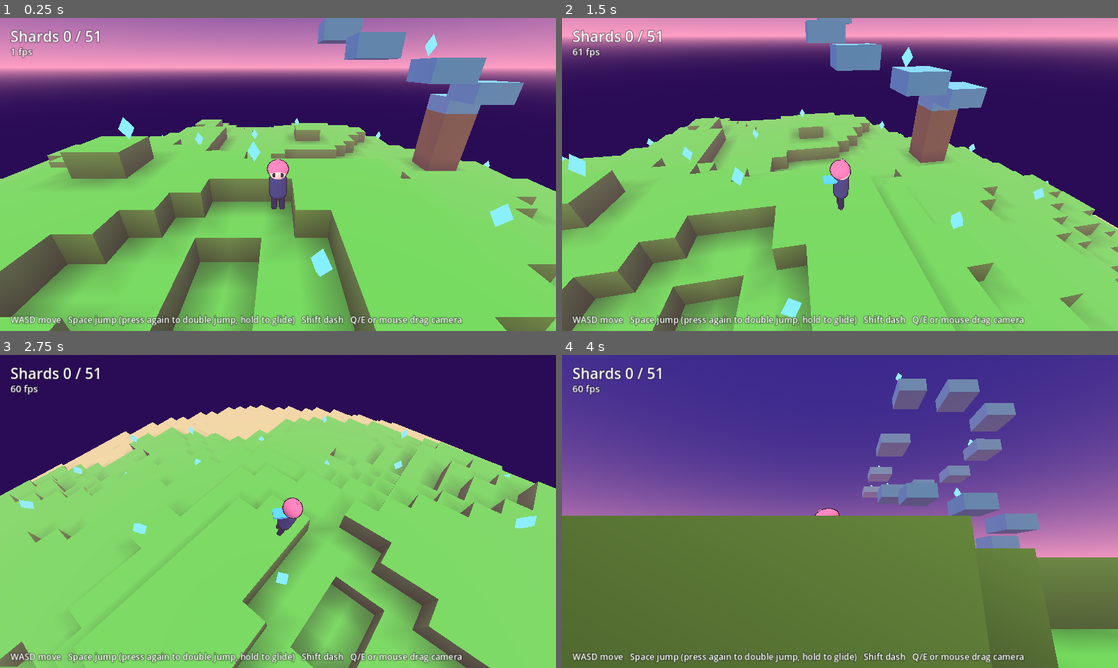
Above: before the commit, frames 1-4 (two rows, left to right).
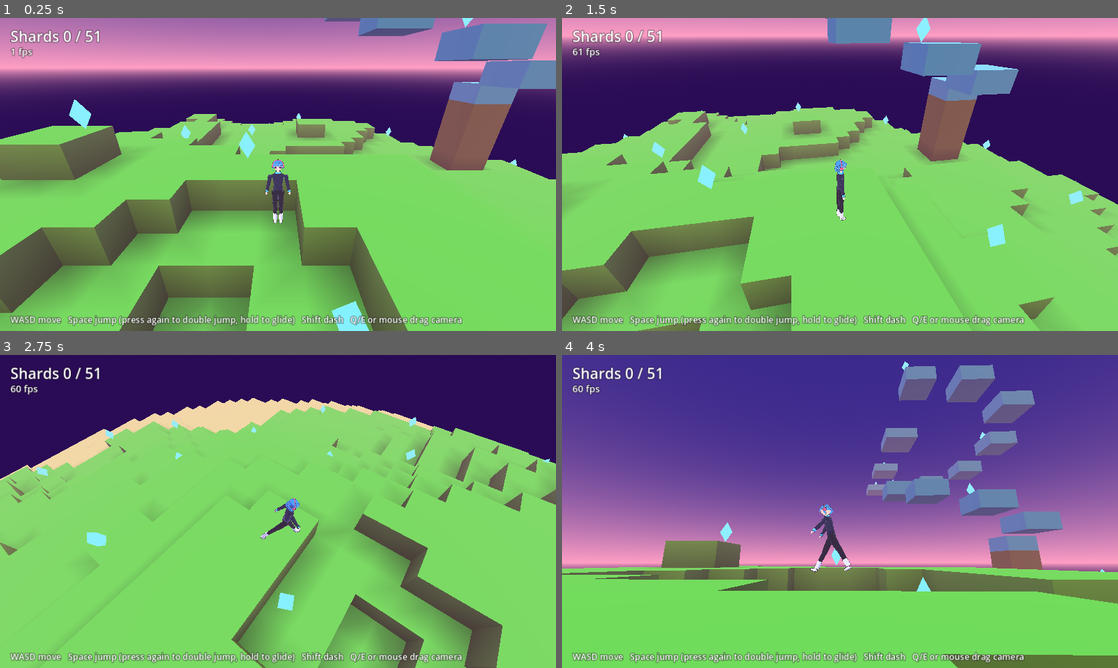
Above: after the commit, the same moments.

Repository: kutlusoy/game-quantumworld
Game: Godot game, scene res://scenes/world3d.tscn
Same seed, same stepped clock (60 frames per second), same inputs: the game is played once before the commit and once after it.
Inputs (mouse positions are in pixels of both pictures, inside the frame that each line leads up to):
- Up to frame 1 (0.25 s): no input
- Up to frame 2 (1.5 s): move the mouse to (962, 158) at 0.52 s; hold Right 0.53-1.25 s; hold Shift 0.53-1.25 s; click (962, 158) at 0.67 s; tap Space at 0.77 s; drag from (728, 190) to (812, 237) at 1.27 s
- Up to frame 3 (2.75 s): move the mouse to (333, 442) at 2.02 s; hold Right from 2.03 s (still down); hold E from 2.03 s (still down)
- Up to frame 4 (4 s): release Right at 2.75 s; release E at 2.75 s; drag from (812, 574) to (673, 464) at 2.77 s; move the mouse to (1006, 558) at 3.52 s; hold Left from 3.53 s (still down); hold Q from 3.53 s (still down); tap Space at 3.77 s

The runs differ from the first frame. In frame 1, 29% of the frame differs, in the area x 0-100%, y 0-100%; in frame 2, 23%; in frame 3, 20%; in frame 4, 44%, in the area x 0-100%, y 2-100%.

Commit message:
Use the anime avatar in the world scene and document the avatar lineup

Diff:
--- /dev/null
+++ b/scripts/world3d/anime_avatar.gd
@@ -0,0 +1,469 @@
+extends Node3D
+
+const MeshKit = preload("res://scripts/world3d/mesh_kit.gd")
+
+const HX := 0.108
+const HY := 0.128
+const HZ := 0.116
+const HIP_Y := 0.935
+const HEAD_Y := 1.63
+
+static var light_dir := Vector3(0.38, 0.77, 0.5)
+
+var params: Dictionary = {}
+var body: Node3D
+var head_node: Node3D
+var hair_group: Node3D
+var leg_l: Node3D
+var leg_r: Node3D
+var arm_l: Node3D
+var arm_r: Node3D
+var eye_mats: Array = []
+var tri_count := 0
+var _toon: ShaderMaterial
+var _face: ShaderMaterial
+var _hair: ShaderMaterial
+var _cloth: ShaderMaterial
+var _outline: ShaderMaterial
+var _flat: StandardMaterial3D
+var _phase := 0.0
+var _time := 0.0
+var _blink := 0.0
+var _next_blink := 2.5
+var _squash := 1.0
+var _sway := Vector3.ZERO
+var _rng := RandomNumberGenerator.new()
+
+static func head_surface(x: float, y: float) -> Vector3:
+	var py := clampf(y / HY, -0.999, 0.999)
+	var jaw := pow(maxf(-py, 0.0), 1.5)
+	var fx := 1.0 - 0.38 * jaw
+	var fz := 1.0 - 0.15 * jaw
+	var px := clampf(x / (HX * fx), -0.999, 0.999)
+	var pz := sqrt(maxf(1.0 - px * px - py * py, 0.0))
+	return Vector3(x, y, HZ * fz * pz)
+
+static func head_normal(x: float, y: float) -> Vector3:
+	var s := head_surface(x, y)
+	return Vector3(s.x / (HX * HX), s.y / (HY * HY), s.z / (HZ * HZ)).normalized()
+
+func build(p: Dictionary) -> void:
+	params = p
+	_rng.seed = int(p.get("seed", 1))
+	_make_materials()
+	body = Node3D.new()
+	add_child(body)
+	_build_torso()
+	_build_legs()
+	_build_arms()
+	_build_head()
+
+func _make_materials() -> void:
+	_outline = ShaderMaterial.new()
+	_outline.shader = load("res://shaders/outline.gdshader")
+	_outline.set_shader_parameter("outline_color", params.get("outline", Color(0.07, 0.04, 0.12)))
+	_toon = ShaderMaterial.new()
+	_toon.shader = load("res://shaders/toon_character.gdshader")
+	_toon.set_shader_parameter("light_dir", light_dir)
+	_toon.next_pass = _outline
+	_face = ShaderMaterial.new()
+	_face.shader = load("res://shaders/toon_character.gdshader")
+	_face.set_shader_parameter("light_dir", light_dir)
+	_face.set_shader_parameter("shadow_tint", Color(0.97, 0.9, 0.96))
+	_face.set_shader_parameter("rim_strength", 0.1)
+	_face.next_pass = _outline
+	_hair = ShaderMaterial.new()
+	_hair.shader = load("res://shaders/hair_strand.gdshader")
+	_hair.set_shader_parameter("light_dir", light_dir)
+	_hair.set_shader_parameter("hl_color", params["hair_hl"])
+	_cloth = ShaderMaterial.new()
+	_cloth.shader = load("res://shaders/hair_strand.gdshader")
+	_cloth.set_shader_parameter("light_dir", light_dir)
+	var accent: Color = params["trim"]
+	_cloth.set_shader_parameter("hl_color", accent.lightened(0.35))
+	_flat = StandardMaterial3D.new()
+	_flat.shading_mode = BaseMaterial3D.SHADING_MODE_UNSHADED
+	_flat.vertex_color_use_as_albedo = true
+	_flat.cull_mode = BaseMaterial3D.CULL_DISABLED
+
+func _node(parent: Node3D, mb, mat: Material, pos: Vector3 = Vector3.ZERO) -> MeshInstance3D:
+	var mi := MeshInstance3D.new()
+	mi.mesh = mb.build()
+	mi.material_override = mat
+	mi.position = pos
+	parent.add_child(mi)
+	tri_count += mb.triangle_count()
+	return mi
+
+func _build_torso() -> void:
+	var jacket: Color = params["jacket"]
+	var trim: Color = params["trim"]
+	var pants: Color = params["pants"]
+	var skin: Color = params["skin"]
+	var mb := MeshKit.new()
+	mb.tube([Vector3(0, 0.99, 0), Vector3(0, 0.9, 0)], [Vector2(0.112, 0.082), Vector2(0.12, 0.09)], pants, 14)
+	mb.tube(
+		[Vector3(0, 1.44, 0), Vector3(0, 1.38, 0), Vector3(0, 1.26, 0), Vector3(0, 1.13, 0), Vector3(0, 1.0, 0)],
+		[Vector2(0.075, 0.062), Vector2(0.158, 0.082), Vector2(0.125, 0.09), Vector2(0.1, 0.076), Vector2(0.118, 0.088)],
+		jacket, 16)
+	mb.tube([Vector3(0, 1.075, 0), Vector3(0, 1.05, 0)], [Vector2(0.106, 0.08), Vector2(0.106, 0.08)], trim, 16)
+	mb.tube([Vector3(0, 1.47, 0), Vector3(0, 1.41, 0)], [Vector2(0.066, 0.058), Vector2(0.074, 0.066)], trim, 14)
+	if "coat" in params["accessories"]:
+		mb.tube([Vector3(0, 1.02, 0), Vector3(0, 0.8, 0), Vector3(0, 0.52, 0)],
+			[Vector2(0.126, 0.096), Vector2(0.165, 0.12), Vector2(0.21, 0.14)], jacket.darkened(0.1), 18)
+		mb.tube([Vector3(0, 0.54, 0), Vector3(0, 0.51, 0)], [Vector2(0.208, 0.139), Vector2(0.212, 0.142)], trim, 18)
+	_node(body, mb, _toon)
+	var neck := MeshKit.new()
+	neck.tube([Vector3(0, 1.56, 0), Vector3(0, 1.45, 0)], [Vector2(0.036, 0.038), Vector2(0.04, 0.042)], skin, 10)
+	_node(body, neck, _face)
+
+func _build_legs() -> void:
+	var pants: Color = params["pants"]
+	var boots: Color = params["boots"]
+	for s in [-1.0, 1.0]:
+		var pivot := Node3D.new()
+		pivot.position = Vector3(0.075 * s, HIP_Y, 0)
+		body.add_child(pivot)
+		var mb := MeshKit.new()
+		mb.tube(
+			[Vector3(0, 0, 0), Vector3(0, -0.24, 0.004), Vector3(0, -0.47, -0.006), Vector3(0, -0.7, 0), Vector3(0, -0.84, 0)],
+			[Vector2(0.074, 0.077), Vector2(0.066, 0.07), Vector2(0.048, 0.052), Vector2(0.039, 0.043), Vector2(0.036, 0.04)],
+			pants, 12)
+		mb.tube([Vector3(0, -0.66, 0), Vector3(0, -0.84, 0)], [Vector2(0.046, 0.05), Vector2(0.05, 0.055)], boots, 12)
+		mb.ellipsoid(Vector3(0, -0.89, 0.04), Vector3(0.046, 0.034, 0.082), boots, 8, 14)
+		_node(pivot, mb, _toon)
+		if s < 0:
+			leg_l = pivot
+		else:
+			leg_r = pivot
+
+func _build_arms() -> void:
+	var jacket: Color = params["jacket"]
+	var trim: Color = params["trim"]
+	var skin: Color = params["skin"]
+	for s in [-1.0, 1.0]:
+		var pivot := Node3D.new()
+		pivot.position = Vector3(0.186 * s, 1.375, 0)
+		body.add_child(pivot)
+		var mb := MeshKit.new()
+		mb.tube(
+			[Vector3(0, 0.0, 0), Vector3(0.012 * s, -0.15, 0), Vector3(0.03 * s, -0.3, 0.012), Vector3(0.044 * s, -0.42, 0.03)],
+			[Vector2(0.05, 0.05), Vector2(0.043, 0.043), Vector2(0.037, 0.037), Vector2(0.032, 0.032)],
+			jacket, 10)
+		mb.tube([Vector3(0.04 * s, -0.395, 0.026), Vector3(0.046 * s, -0.435, 0.034)],
+			[Vector2(0.036, 0.036), Vector2(0.038, 0.038)], trim, 10)
+		mb.ellipsoid(Vector3(0.05 * s, -0.485, 0.04), Vector3(0.027, 0.04, 0.021), skin, 8, 12)
+		_node(pivot, mb, _toon)
+		if s < 0:
+			arm_l = pivot
+		else:
+			arm_r = pivot
+
+func _build_head() -> void:
+	head_node = Node3D.new()
+	head_node.position = Vector3(0, HEAD_Y, 0)
+	body.add_child(head_node)
+	var skin: Color = params["skin"]
+	var mb := MeshKit.new()
+	var jaw := func(u: Vector3) -> Vector3:
+		var j := pow(maxf(-u.y, 0.0), 1.5)
+		return Vector3(u.x * (1.0 - 0.38 * j), u.y, u.z * (1.0 - 0.15 * j))
+	mb.ellipsoid(Vector3.ZERO, Vector3(HX, HY, HZ), skin, 20, 28, jaw)
+	for s in [-1.0, 1.0]:
+		mb.ellipsoid(Vector3(HX * 0.97 * s, -0.012, -0.004), Vector3(0.013, 0.026, 0.018), skin, 6, 10)
+	_node(head_node, mb, _face)
+	_build_face()
+	hair_group = Node3D.new()
+	head_node.add_child(hair_group)
+	_build_hair()
+	_build_accessories()
+
+func _build_face() -> void:
+	for s in [-1.0, 1.0]:
+		var x: float = 0.05 * s
+		var y: float = -0.006
+		var surf := head_surface(x, y)
+		var n := head_normal(x, y)
+		var mi := MeshInstance3D.new()
+		var quad := QuadMesh.new()
+		quad.size = Vector2(0.084, 0.084)
+		mi.mesh = quad
+		var m := ShaderMaterial.new()
+		m.shader = load("res://shaders/anime_eye.gdshader")
+		m.set_shader_parameter("iris_top", params["eye_top"])
+		m.set_shader_parameter("iris_bottom", params["eye_bottom"])
+		m.set_shader_parameter("flip", s)
+		mi.material_override = m
+		mi.position = surf + n * 0.004
+		mi.basis = Basis.looking_at(-n, Vector3.UP)
+		head_node.add_child(mi)
+		eye_mats.append(m)
+		var brow := MeshKit.new()
+		var bc: Color = params["brow"]
+		var pts := []
+		var ys := [0.062, 0.07, 0.058]
+		var xs := [0.022, 0.056, 0.092]
+		for i in 3:
+			var sp := head_surface(xs[i] * s, ys[i])
+			pts.append(sp + head_normal(xs[i] * s, ys[i]) * 0.004)
+		brow.ribbon(pts, [0.009, 0.011, 0.004], Vector3(0, 0, 1), bc)
+		_node(head_node, brow, _flat)
+	var nose := MeshKit.new()
+	var np := [head_surface(0.0, -0.036) + Vector3(0, 0, 0.002), head_surface(0.004, -0.05) + Vector3(0, 0, 0.004)]
+	nose.ribbon(np, [0.004, 0.003], Vector3(0, 0, 1), Color(0.75, 0.45, 0.5))
+	_node(head_node, nose, _flat)
+	var mouth := MeshKit.new()
+	var my := -0.079
+	var offs := [0.0, -0.004, 0.0]
+	var kind: String = params.get("mouth", "smile")
+	if kind == "flat":
+		offs = [0.0, 0.0, 0.0]
+	elif kind == "smirk":
+		offs = [-0.002, -0.004, 0.006]
+	var mp := []
+	for i in 3:
+		var mx := (i - 1) * 0.018
+		mp.append(head_surface(mx, my + offs[i]) + Vector3(0, 0, 0.004))
+	mouth.ribbon(mp, [0.003, 0.0045, 0.003], Vector3(0, 0, 1), Color(0.6, 0.22, 0.32))
+	_node(head_node, mouth, _flat)
+
+func _head_dir_point(a: float, y: float, k: float) -> Vector3:
+	return Vector3(sin(a) * HX * k, y, -cos(a) * HZ * k)
+
+func _strand(mb, pts: Array, width: float, color: Color) -> void:
+	var n := pts.size()
+	var widths := []
+	for i in n:
+		var t := float(i) / float(n - 1)
+		widths.append(width * pow(1.0 - t, 0.5) + 0.0015)
+	var mid: Vector3 = pts[n / 2]
+	var hint := Vector3(mid.x, mid.y * 0.3, mid.z)
+	if hint.length() < 0.01:
+		hint = Vector3(0, 1, 0)
+	mb.ribbon(pts, widths, hint.normalized(), color)
+
+func _build_hair() -> void:
+	var color: Color = params["hair_color"]
+	var style: String = params["hair_style"]
+	var mb := MeshKit.new()
+	var keep := func(p: Vector3) -> bool:
+		if p.y < -0.075:
+			return false
+		if p.z > 0.0 and p.y < 0.065:
+			return false
+		if absf(p.x) > 0.095 and p.y < 0.0 and p.z > -0.04:
+			return false
+		return true
+	var k := 1.075
+	var spiky := style == "spiky"
+	mb.ellipsoid(Vector3(0, 0.006, -0.006), Vector3(HX * k, HY * (1.04 if spiky else 1.09), HZ * k), color, 16, 26, Callable(), keep)
+	var bang_n := 12 if not spiky else 8
+	for i in bang_n:
+		var t := float(i) / float(bang_n - 1)
+		var x := lerpf(-0.092, 0.092, t)
+		var edge := absf(t - 0.5) * 2.0
+		var length := 0.06 + 0.055 * edge + _rng.randf() * 0.02
+		if spiky:
+			length += 0.02
+		var sweep := (t - 0.5) * 0.05 + (0.012 if i % 2 == 0 else -0.01)
+		var y0 := 0.105
+		var s0 := head_surface(x, y0)
+		var pts := [
+			s0 * 1.04 + Vector3(0, 0.0, 0.004),
+			Vector3(x * 1.02 + sweep * 0.3, y0 - length * 0.25, head_surface(x, y0 - length * 0.25).z * 1.05 + 0.012),
+			Vector3(x * 1.04 + sweep * 0.7, y0 - length * 0.6, head_surface(x, 0.04).z * 1.06 + 0.02),
+			Vector3(x * 1.06 + sweep, y0 - length, head_surface(x, 0.04).z * 1.04 + 0.018),
+		]
+		_strand(mb, pts, 0.052 if not spiky else 0.05, color)
+	var side_len := 0.12
+	var back_len := 0.0
+	match style:
+		"bob":
+			side_len = 0.17
+			back_len = 0.1
+		"long":
+			side_len = 0.4
+			back_len = 0.55
+		"ponytail":
+			side_len = 0.14
+			back_len = 0.0
+		"spiky":
+			side_len = 0.1
+			back_len = 0.0
+	for s in [-1.0, 1.0]:
+		for j in 3:
+			var off := j * 0.012
+			var pts := [
+				Vector3(s * (0.098 + off * 0.2), 0.07, 0.01 - off),
+				Vector3(s * (0.112 + off * 0.3), 0.01, 0.026 - off),
+				Vector3(s * (0.115 + off * 0.5), 0.0 - side_len * 0.5, 0.035 - off * 0.8),
+				Vector3(s * (0.11 + off * 0.6), -side_len, 0.03 - off),
+			]
+			_strand(mb, pts, 0.055 - j * 0.008, color)
+	if back_len > 0.0:
+		var n := 15
+		for i in n:
+			var a := lerpf(-1.25, 1.25, float(i) / float(n - 1))
+			var p0 := _head_dir_point(a, 0.09, 1.0)
+			var l := back_len * (0.85 + _rng.randf() * 0.3)
+			var pts := [
+				p0,
+				_head_dir_point(a, 0.0, 1.1),
+				_head_dir_point(a, -l * 0.5, 1.2) + Vector3(0, 0, -0.01),
+				_head_dir_point(a, -l, 1.18 + (0.1 if style == "long" else 0.0)) + Vector3(0, 0, -0.02),
+			]
+			_strand(mb, pts, 0.078, color)
+	if style == "ponytail":
+		for j in 4:
+			var o := (j - 1.5) * 0.02
+			var pts := [
+				Vector3(o * 0.3, 0.085, -0.108),
+				Vector3(o, 0.1, -0.17),
+				Vector3(o * 1.6, 0.02, -0.235),
+				Vector3(o * 2.0, -0.18, -0.24),
+				Vector3(o * 2.4, -0.4, -0.2),
+			]
+			_strand(mb, pts, 0.075, color)
+	if spiky:
+		var n := 11
+		for i in n:
+			var a := TAU * float(i) / float(n) + _rng.randf() * 0.3
+			var up := 0.6 + _rng.randf() * 0.7
+			var dirv := Vector3(sin(a), up, -cos(a) * 0.9).normalized()
+			var base := Vector3(sin(a) * HX * 0.7, 0.1 + _rng.randf() * 0.02, -cos(a) * HZ * 0.7)
+			var tip := base + dirv * (0.11 + _rng.randf() * 0.05)
+			var pts := [base, base.lerp(tip, 0.5) + Vector3(0, 0.01, 0), tip]
+			_strand(mb, pts, 0.05, color)
+	_node(hair_group, mb, _hair)
+
+func _circle_path(cx: float, cy: float, z: float, r: float, n: int) -> Array:
+	var pts := []
+	for i in n + 1:
+		var a := TAU * float(i) / float(n)
+		var px := cx + cos(a) * r
+		var py := cy + sin(a) * r * 0.92
+		pts.append(Vector3(px, py, head_surface(cx, cy).z + z))
+	return pts
+
+func _build_accessories() -> void:
+	var acc: Array = params["accessories"]
+	var accent: Color = params["accent"]
+	if "headphones" in acc:
+		var mb := MeshKit.new()
+		var band := []
+		for i in 11:
+			var a := lerpf(-1.45, 1.45, float(i) / 10.0)
+			band.append(Vector3(sin(a) * 0.128, cos(a) * 0.15 - 0.0, 0.0))
+		var radii := []
+		for i in 11:
+			radii.append(Vector2(0.009, 0.009))
+		mb.tube(band, radii, accent, 8)
+		for s in [-1.0, 1.0]:
+			mb.ellipsoid(Vector3(0.124 * s, -0.008, 0.0), Vector3(0.022, 0.042, 0.04), accent, 10, 14)
+		_node(head_node, mb, _toon)
+	if "glasses" in acc:
+		var mb := MeshKit.new()
+		var rim := Color(0.15, 0.12, 0.25)
+		for s in [-1.0, 1.0]:
+			var path := _circle_path(0.05 * s, -0.006, 0.012, 0.039, 18)
+			var radii := []
+			for i in path.size():
+				radii.append(Vector2(0.0026, 0.0026))
+			mb.tube(path, radii, rim, 6, false, false)
+		var bridge := [Vector3(-0.012, -0.002, head_surface(0, -0.002).z + 0.02), Vector3(0.012, -0.002, head_surface(0, -0.002).z + 0.02)]
+		mb.tube(bridge, [Vector2(0.003, 0.003), Vector2(0.003, 0.003)], rim, 6)
+		_node(head_node, mb, _toon)
+	if "goggles" in acc:
+		var mb := MeshKit.new()
+		var strap := []
+		for i in 15:
+			var a := lerpf(-2.0, 2.0, float(i) / 14.0)
+			strap.append(Vector3(sin(a) * 0.112, 0.07, cos(a) * 0.117))
+		var radii := []
+		for i in 15:
+			radii.append(Vector2(0.011, 0.011))
+		mb.tube(strap, radii, accent.darkened(0.3), 8)
+		for s in [-1.0, 1.0]:
+			mb.ellipsoid(Vector3(0.042 * s, 0.092, 0.107), Vector3(0.033, 0.031, 0.02), accent, 10, 14)
+			mb.ellipsoid(Vector3(0.042 * s, 0.092, 0.118), Vector3(0.024, 0.022, 0.008), Color(0.5, 0.9, 1.0), 8, 12)
+		_node(head_node, mb, _toon)
+	if "scarf" in acc:
+		var mb := MeshKit.new()
+		var ring := []
+		for i in 17:
+			var a := TAU * float(i) / 16.0
+			ring.append(Vector3(sin(a) * 0.075, 1.455, cos(a) * 0.07))
+		var radii := []
+		for i in 17:
+			radii.append(Vector2(0.026, 0.026))
+		mb.tube(ring, radii, accent, 8, false, false)
+		_node(body, mb, _toon)
+		var tail := MeshKit.new()
+		var tp := [Vector3(0.05, 1.44, -0.07), Vector3(0.07, 1.3, -0.1), Vector3(0.08, 1.1, -0.115), Vector3(0.075, 0.92, -0.1)]
+		tail.ribbon(tp, [0.07, 0.075, 0.07, 0.04], Vector3(0, 0, 1), accent)
+		_node(body, tail, _cloth)
+
+func set_blink(amount: float) -> void:
+	for m in eye_mats:
+		m.set_shader_parameter("open", 1.0 - clampf(amount, 0.0, 1.0) * 0.92)
+
+func update_pose(vel: Vector3, grounded: bool, gliding: bool, dashing: bool, facing: Vector2, delta: float) -> void:
+	if facing.length() > 0.01:
+		rotation.y = lerp_angle(rotation.y, atan2(facing.x, facing.y), clampf(delta * 14.0, 0.0, 1.0))
+	var speed := clampf(Vector2(vel.x, vel.z).length() / 0.12, 0.0, 1.4)
+	_time += delta
+	if grounded and speed > 0.05:
+		_phase += delta * (5.0 + 9.0 * speed)
+	var amp := 0.85 * minf(speed, 1.0)
+	var ll := sin(_phase) * amp
+	var lr := -ll
+	var al := -ll * 0.9
+	var ar := ll * 0.9
+	var lean := clampf(speed * 0.22, 0.0, 0.3)
+	var arm_out := 0.12
+	var target_squash := 1.0
+	if not grounded:
+		ll = -0.6
+		lr = 0.25
+		al = -0.7
+		ar = -0.7
+		target_squash = 1.0 + clampf(vel.y * 2.5, -0.15, 0.15)
+		arm_out = 0.35
+	if gliding:
+		lean = 1.15
+		al = -0.2
+		ar = -0.2
+		arm_out = 1.35
+		ll = 0.1
+		lr = 0.1
+	if dashing:
+		lean = 0.9
+		al = 0.9
+		ar = 0.9
+		ll = 0.5
+		lr = -0.5
+	if grounded and speed < 0.05:
+		var breathe := sin(_time * 2.2) * 0.02
+		al = breathe
+		ar = -breathe
+	var k := clampf(delta * 14.0, 0.0, 1.0)
+	leg_l.rotation.x = lerpf(leg_l.rotation.x, ll, k)
+	leg_r.rotation.x = lerpf(leg_r.rotation.x, lr, k)
+	arm_l.rotation.x = lerpf(arm_l.rotation.x, al, k)
+	arm_r.rotation.x = lerpf(arm_r.rotation.x, ar, k)
+	arm_l.rotation.z = lerpf(arm_l.rotation.z, -arm_out, k)
+	arm_r.rotation.z = lerpf(arm_r.rotation.z, arm_out, k)
+	_squash = lerpf(_squash, target_squash, clampf(delta * 16.0, 0.0, 1.0))
+	body.scale = Vector3(1.0 / sqrt(_squash), _squash, 1.0 / sqrt(_squash))
+	body.rotation.x = lerpf(body.rotation.x, lean, k)
+	body.position.y = absf(sin(_phase)) * 0.03 * minf(speed, 1.0)
+	var target_sway := Vector3(clampf(-vel.y * 4.0, -0.5, 0.5), 0.0, clampf(-vel.x * 3.0, -0.3, 0.3))
+	_sway = _sway.lerp(target_sway, clampf(delta * 6.0, 0.0, 1.0))
+	hair_group.rotation.x = _sway.x * 0.5 + speed * 0.12
+	hair_group.rotation.z = _sway.z * 0.4
+	_next_blink -= delta
+	if _next_blink <= 0.0:
+		_blink = 1.0
+		_next_blink = 2.0 + _rng.randf() * 3.0
+	_blink = maxf(_blink - delta * 9.0, 0.0)
+	set_blink(_blink)
--- a/scripts/world3d/game3d.gd
+++ b/scripts/world3d/game3d.gd
@@ -4,11 +4,13 @@
 const PlayerSim = preload("res://scripts/core3d/player_sim.gd")
 const ChunkMesher = preload("res://scripts/world3d/chunk_mesher.gd")
 const TouchControls = preload("res://scripts/world3d/touch_controls.gd")
-const AvatarPlaceholder = preload("res://scripts/world3d/avatar_placeholder.gd")
+const AnimeAvatar = preload("res://scripts/world3d/anime_avatar.gd")
+const AvatarPresets = preload("res://scripts/world3d/avatar_presets.gd")
 
 const FP := 1024.0
 const WORLD_SEED := 20241111
 const MAX_LOG := 216000
+const AVATAR_PRESET := 0
 
 var world
 var sim
@@ -18,7 +20,7 @@
 var sun: DirectionalLight3D
 var yaw := 0.0
 var pitch := 0.45
-var dist := 7.5
+var dist := 5.4
 var prev_pos := Vector3.ZERO
 var cur_pos := Vector3.ZERO
 var last_vel := Vector3.ZERO
@@ -41,7 +43,9 @@
 	_build_environment()
 	_build_world_meshes()
 	_build_shards()
-	avatar = AvatarPlaceholder.new()
+	AnimeAvatar.light_dir = sun.basis.z
+	avatar = AnimeAvatar.new()
+	avatar.build(AvatarPresets.get_preset(AVATAR_PRESET))
 	add_child(avatar)
 	cam = Camera3D.new()
 	cam.fov = 70.0
